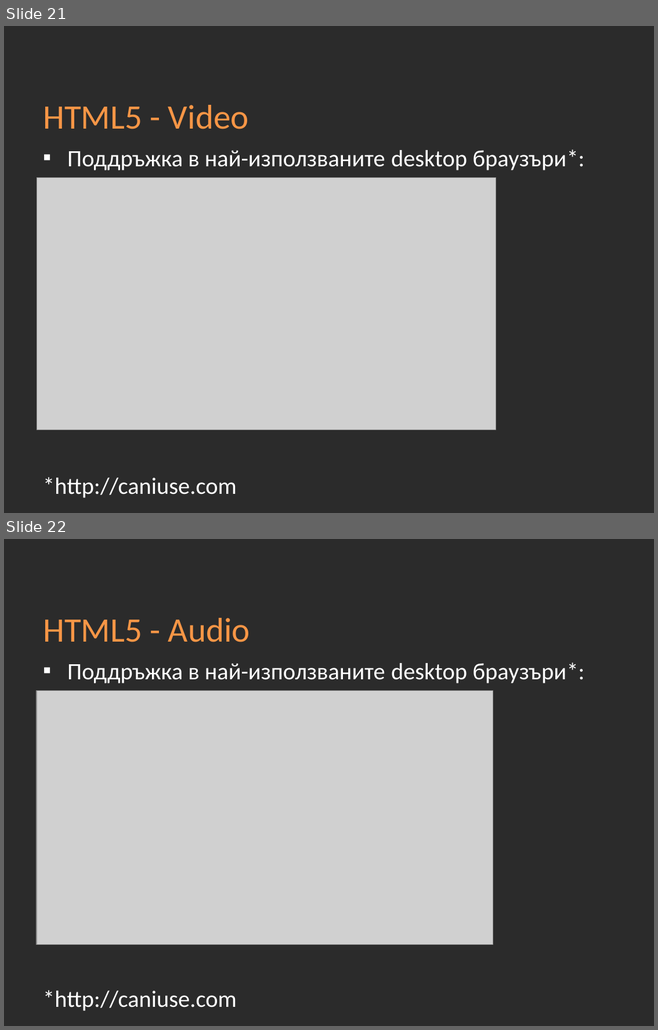
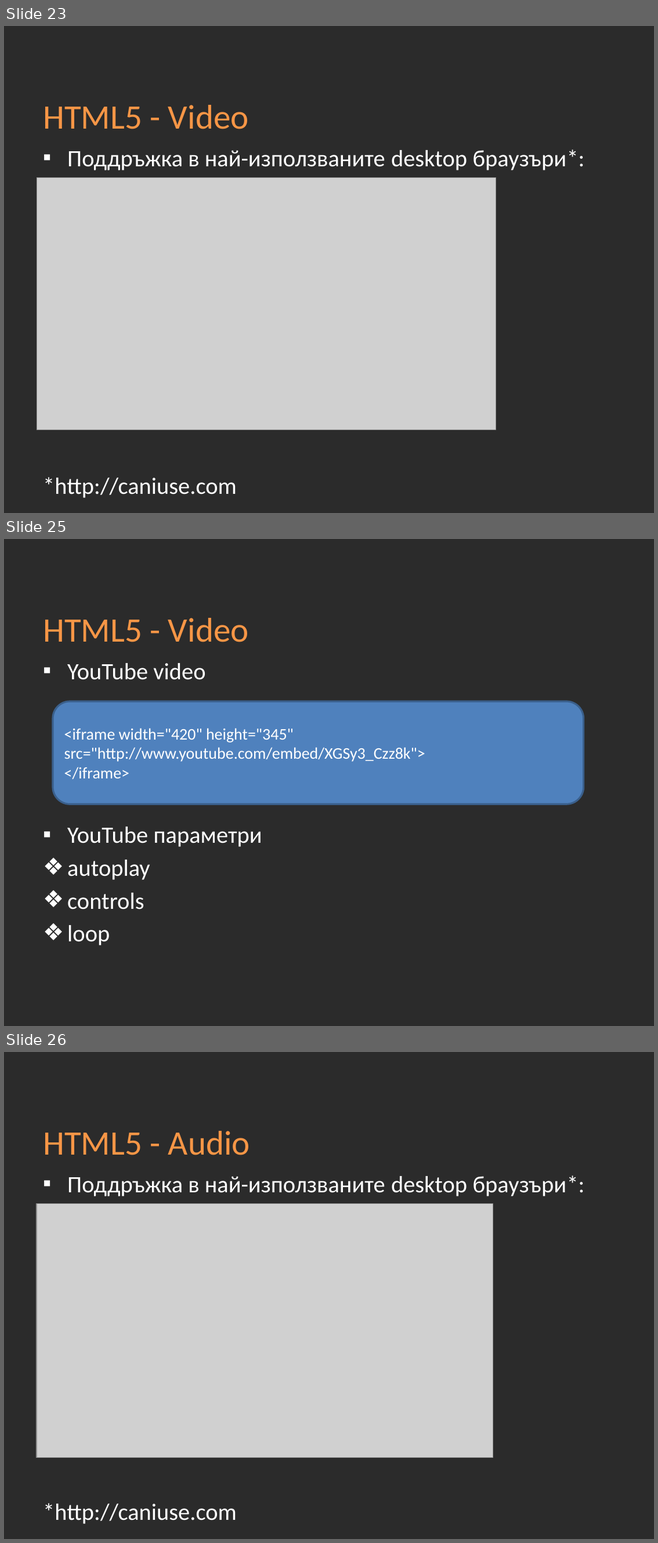
Before and after one commit to Academy-Soft-Intellect/Front-End-Course, a slide deck: 03-HTML5/03-HTML5.pptx. Shown one above the other, each under a label of ours: slides 21 and 22 before the commit, slides 23, 25 and 26 after it; the slides between them are not shown. The pictures are 658x1030 and 658x1543 pixels, drawn with LibreOffice and Linux fonts; fonts in the diff are those of the drawing; grey boxes stand for pictures; background and template pictures are left out; a plain dark background stands for a picture behind light text. Boxes give left, top, right and bottom in pixels: in the first picture for what was removed or moved away, otherwise in the second. Text is boxed around its words. In the diff, an @@ line names an element or a change of style, - is before the commit and + after.

Commit message:
HTML presentations change

```diff
--- a/03-HTML5/03-HTML5.pptx
+++ b/03-HTML5/03-HTML5.pptx
@@ slide 25 added at bbox=[4, 539, 654, 1026], background picture (left out) @@
@@ title added at bbox=[43, 618, 249, 642], 38 pt, text #F79646 @@
+HTML5 - Video
@@ text added at bbox=[67, 663, 262, 946], 26 pt, text #FFFFFF @@
+▪ YouTube video
+▪ YouTube параметри
+❖ autoplay
+❖ controls
+❖ loop
@@ rounded rectangle added at bbox=[53, 701, 583, 804], fill #4F81BD, outline #3A5F8C 2 pt, 18 pt, text #FFFFFF @@
+<iframe width="420" height="345"
+src="http://www.youtube.com/embed/XGSy3_Czz8k">
+</iframe>
@@ what was slide 21 is now slide 23 @@
@@ what was slide 22 is now slide 26 @@
```
Also in this commit, not shown: 9 slides changed, 10 other slides added, 2 slides removed.
